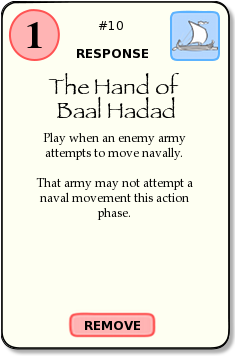
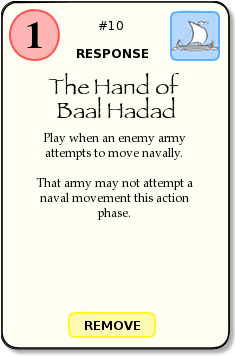
The second w=235, h=356 image is a revision of the first. Changes to its layers:
moved "remove" above "text", painted on it over [67, 310, 156, 338]
